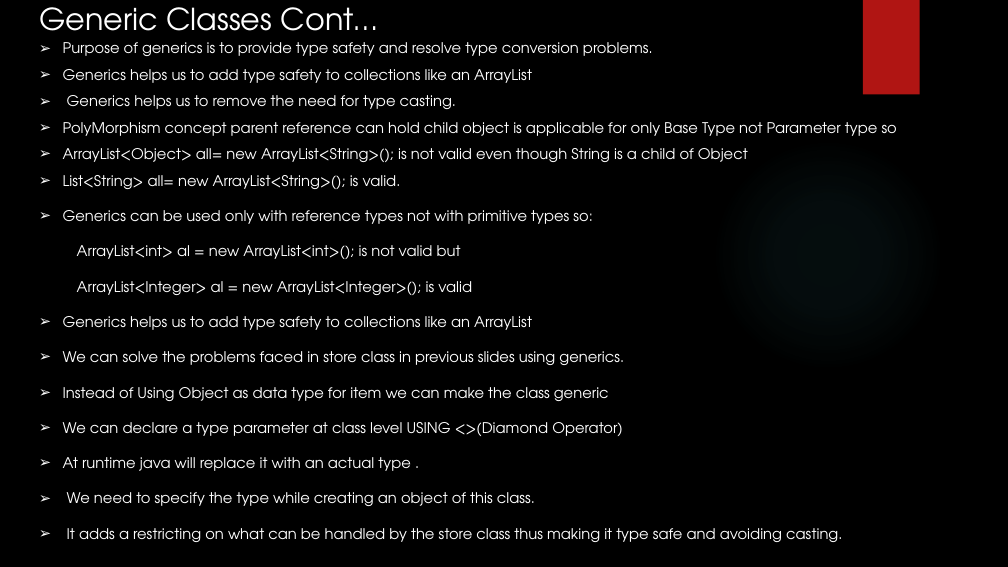
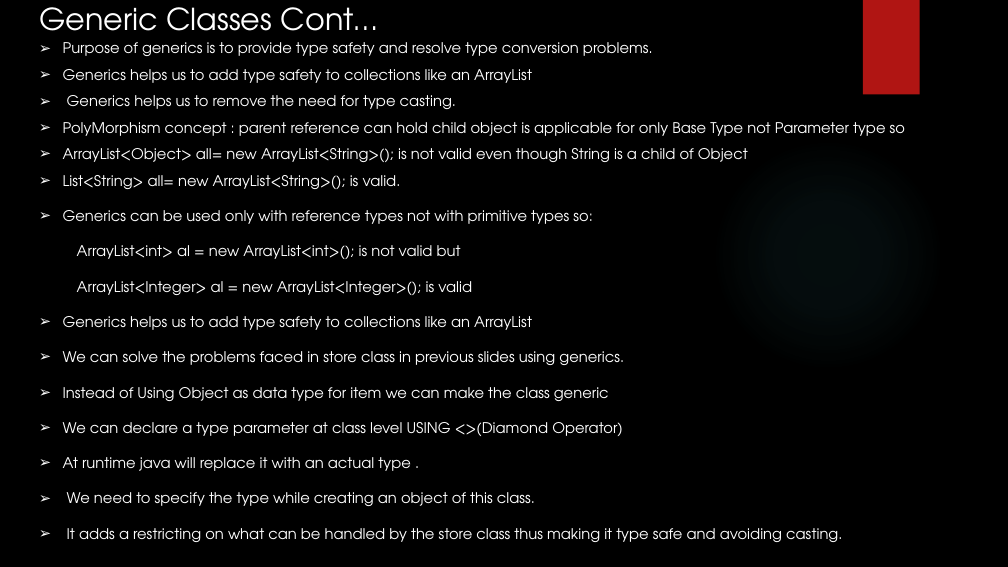
Before and after one commit to rudhrainfogain/JavaGenerics, a slide deck: slide 9 of src/main/resources/JavaGenerics.pptx. Drawn at 1008x567 pixels with LibreOffice and Linux fonts; fonts in the diff are those of the drawing; background and template pictures are left out. Boxes give left, top, right and bottom in pixels: in the first picture for what was removed or moved away, otherwise in the second. Text is boxed around its words. In the diff, an @@ line names an element or a change of style, - is before the commit and + after.

```diff
--- a/src/main/resources/JavaGenerics.pptx
+++ b/src/main/resources/JavaGenerics.pptx
@@ text at [63,122,905,136]: text changed @@
-➢ PolyMorphism concept parent reference can hold child object is applicable for only Base Type not Parameter type so
+➢ PolyMorphism concept : parent reference can hold child object is applicable for only Base Type not Parameter type so
```
Also in this commit, not shown: 18 other slides changed, 2 slides added, 5 other files.
